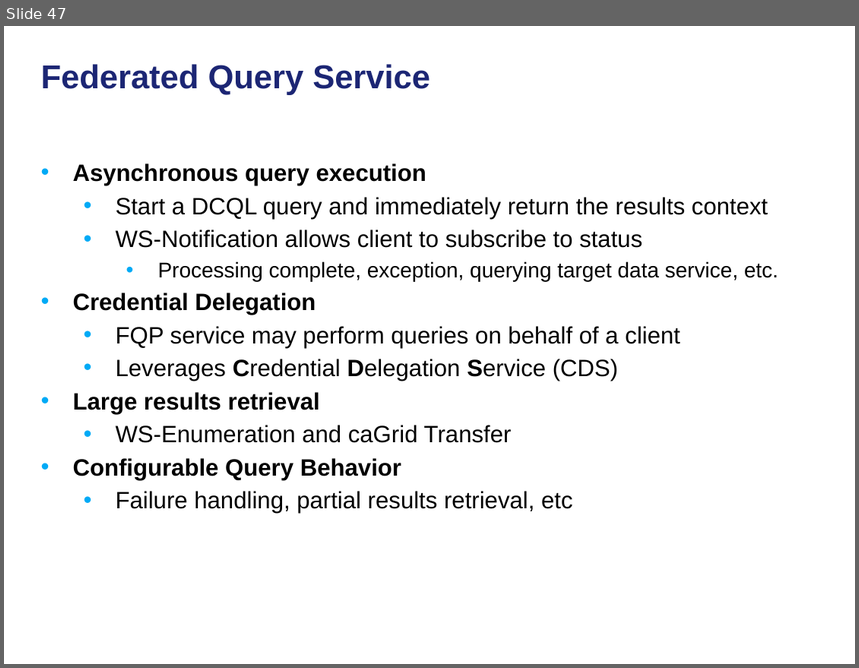
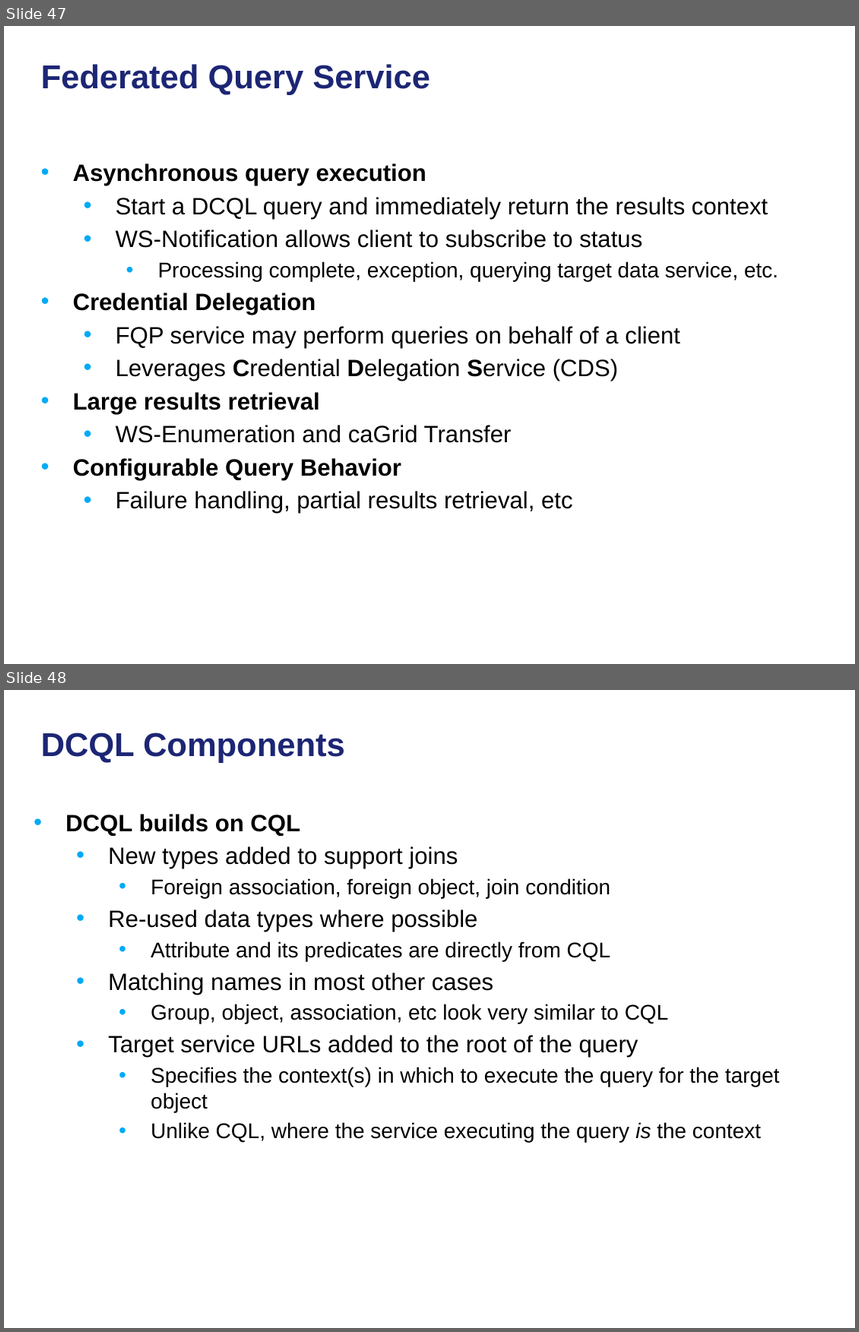
Before and after one commit to NCIP/cagrid-docs, a slide deck: presentations/200906_Novartis/caGrid Data Services.pptx. Shown one above the other, each under a label of ours: slide 47 before the commit, slides 47 and 48 after it. The pictures are 859x668 and 859x1332 pixels, drawn with LibreOffice and Linux fonts; fonts in the diff are those of the drawing; background and template pictures are left out. Boxes give left, top, right and bottom in pixels: in the first picture for what was removed or moved away, otherwise in the second. Text is boxed around its words. In the diff, an @@ line names an element or a change of style, - is before the commit and + after.

```diff
--- a/presentations/200906_Novartis/caGrid Data Services.pptx
+++ b/presentations/200906_Novartis/caGrid Data Services.pptx
@@ slide 48 added at (x1=4, y1=690, x2=855, y2=1328), background picture (left out) @@
@@ title added at (x1=41, y1=733, x2=345, y2=763), 28 pt, text #1C2674, bold @@
+DCQL Components
@@ text added at (x1=66, y1=814, x2=780, y2=1142), 18 pt, text #000000 @@
+• DCQL builds on CQL
+  • New types added to support joins
+    • Foreign association, foreign object, join condition
+  • Re-used data types where possible
+    • Attribute and its predicates are directly from CQL
+  • Matching names in most other cases
+    • Group, object, association, etc look very similar to CQL
+  • Target service URLs added to the root of the query
+    • Specifies the context(s) in which to execute the query for the target object
+    • Unlike CQL, where the service executing the query is the context
```
Also in this commit, not shown: 4 other slides added.
